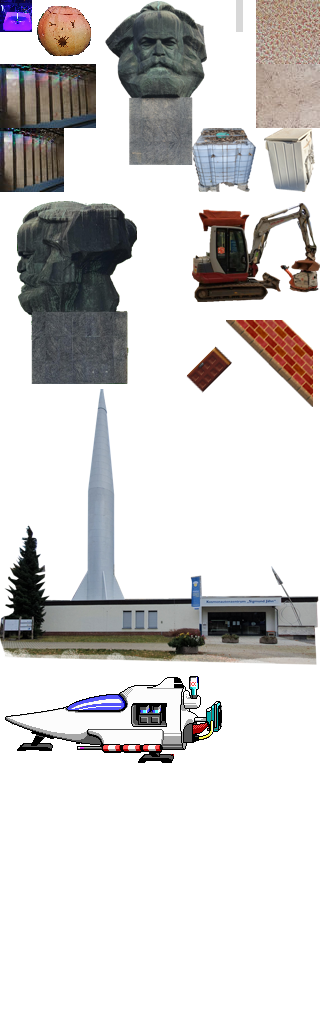
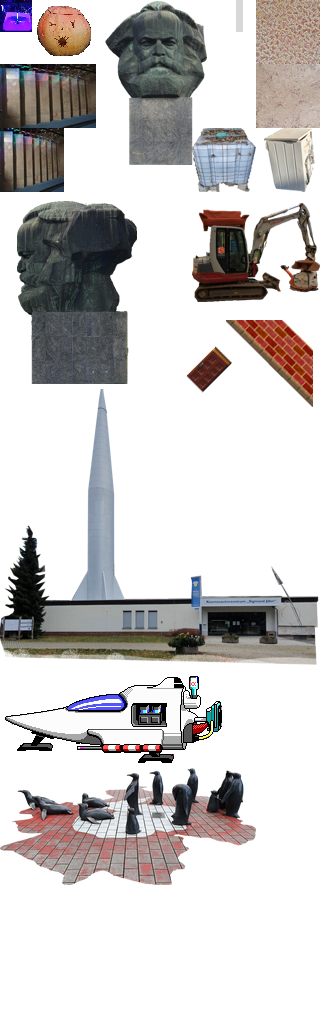
Layered file, before and after one edit (320x1024). Changes by layer:
pixels changed over <box>0,768,256,885</box> (layer not identified)
